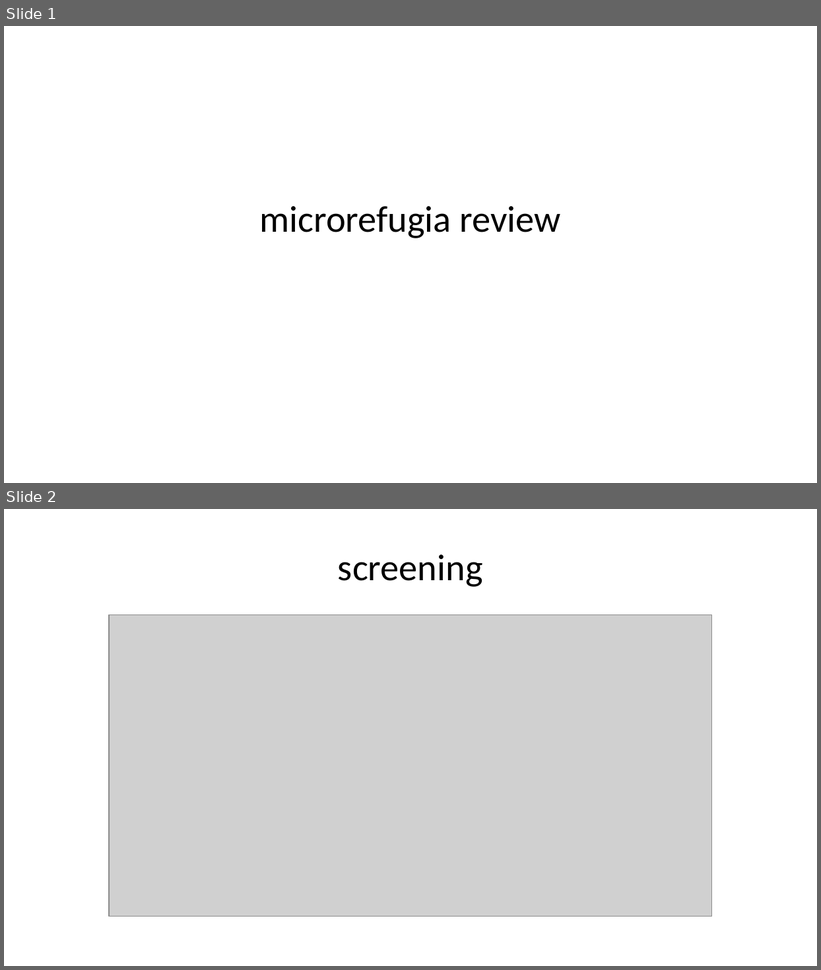
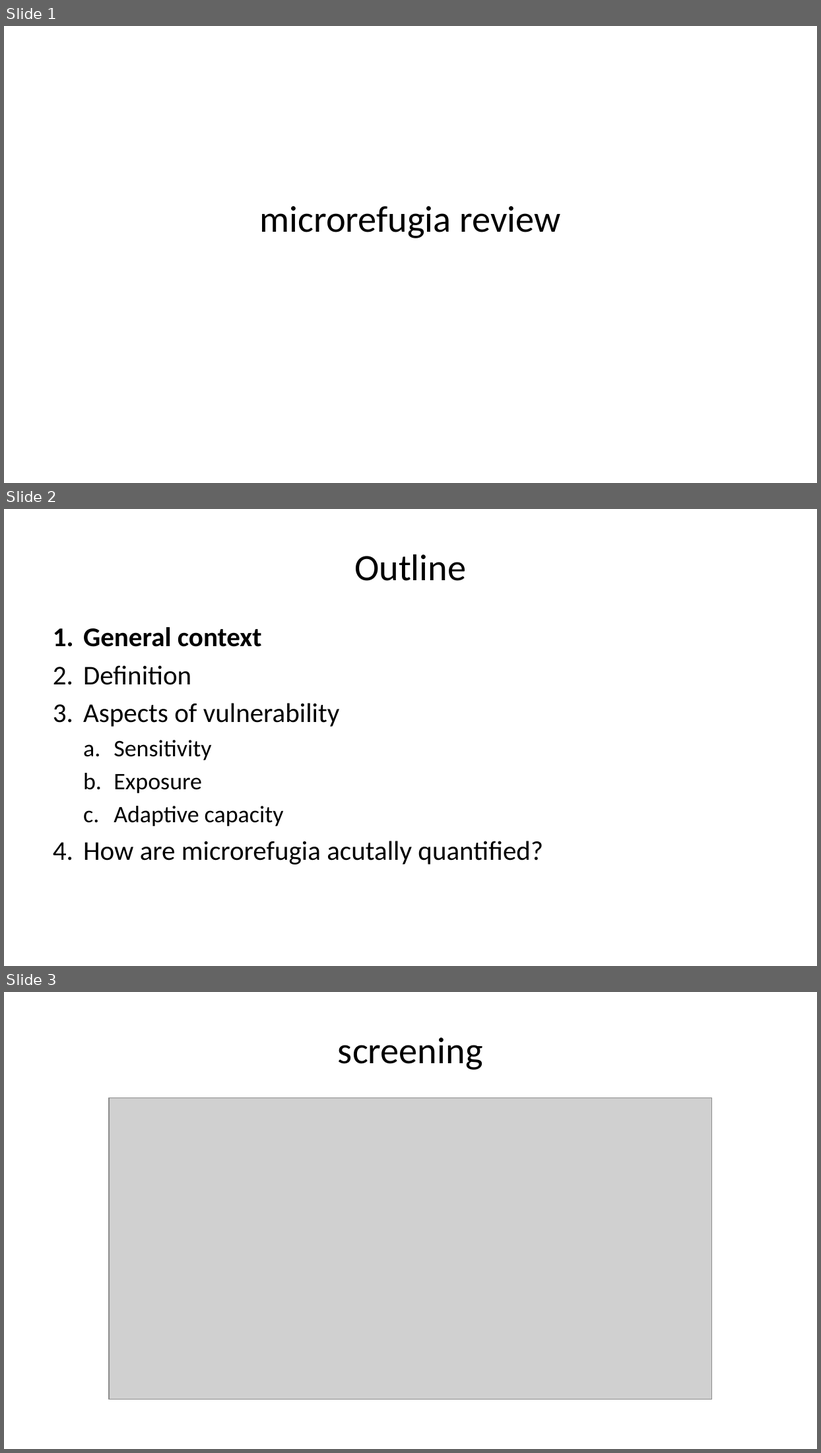
Before and after one commit to admahood/microrefugia_review, a slide deck: microrefugia_review.pptx. Shown one above the other, each under a label of ours: slides 1 and 2 before the commit, slides 1, 2 and 3 after it. The pictures are 821x970 and 821x1453 pixels, drawn with LibreOffice and Linux fonts; fonts in the diff are those of the drawing; grey boxes stand for pictures. Boxes give left, top, right and bottom in pixels: in the first picture for what was removed or moved away, otherwise in the second. Text is boxed around its words. In the diff, an @@ line names an element or a change of style, - is before the commit and + after.

```diff
--- a/microrefugia_review.pptx
+++ b/microrefugia_review.pptx
@@ slide 2 added at [4,509,817,966], background #FFFFFF @@
@@ title added at [354,554,466,581], 33 pt, text #000000 @@
+Outline
@@ text added at [83,627,543,865], 24 pt, text #000000 @@
+1. General context
+2. Definition
+3. Aspects of vulnerability
+  a. Sensitivity
+  b. Exposure
+  c. Adaptive capacity
+4. How are microrefugia acutally quantified?
@@ what was slide 2 is now slide 3 @@
```
Also in this commit, not shown: 7 other slides added, 4 slides removed, 5 other files.
